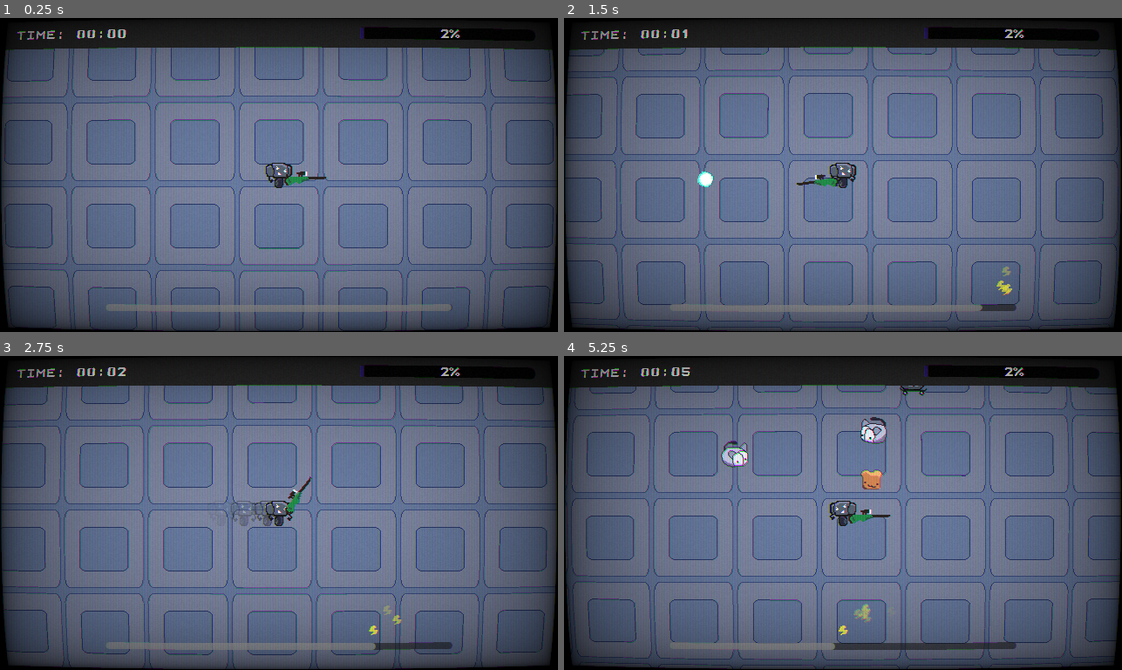
Above: before the commit, frames 1-4 (two rows, left to right).
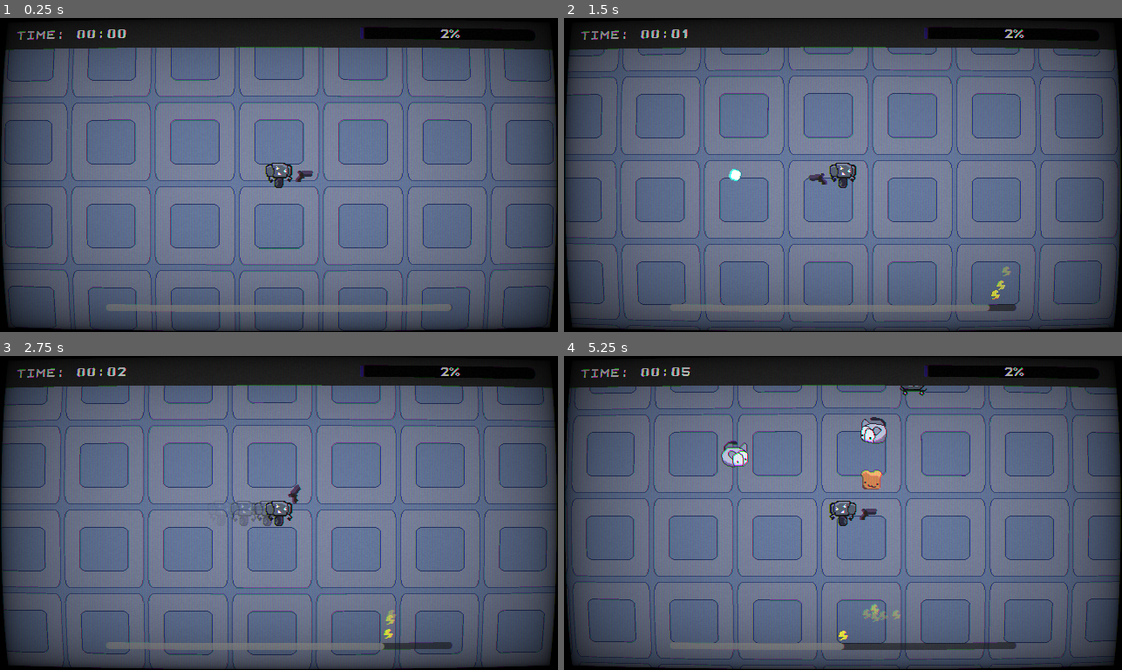
Above: after the commit, the same moments.

Repository: kinghos/GMTK-Game-Jam-2026
Game: Godot game, scene res://scenes/level/level.tscn
Two runs of this game, one before a commit and one after it. Both use one fixed random seed, a clock stepped at 60 frames per second and the inputs below. The engine's default icon, where the game draws it, is replaced by a stand-in: a white triangle on a blue panel in a dark square.
Inputs (mouse positions are in pixels of both pictures, inside the frame that each line leads up to):
- Up to frame 1 (0.25 s): no input
- Up to frame 2 (1.5 s): tap Enter at 0.5 s; move the mouse to (965, 159) at 0.52 s; hold D (Right) 0.53-1.28 s; right-click (965, 159) at 0.6 s; move the mouse to (731, 190) at 1.27 s; hold S (Down) from 1.28 s (still down); click (731, 190) at 1.35 s
- Up to frame 3 (2.75 s): move the mouse to (334, 443) at 2.02 s; release S (Down) at 2.03 s; hold D (Right) from 2.03 s (still down); hold Shift (Sprint) from 2.03 s (still down)
- Up to frame 4 (5.25 s): move the mouse to (815, 575) at 2.77 s; release D (Right) at 2.78 s; release Shift (Sprint) at 2.78 s; hold W (Up) 2.78-3.53 s; right-click (815, 575) at 2.85 s; move the mouse to (1010, 560) at 3.52 s; press the mouse at (1010, 560) at 3.53 s; hold A (Left) 3.53-5.03 s; move the mouse to (675, 465) at 4.27 s; release the mouse at (675, 465) at 4.28 s; tap Shift (Sprint) at 4.35 s; move the mouse to (870, 513) at 5.02 s; hold S (Down) from 5.03 s (still down); right-click (870, 513) at 5.1 s

The runs differ from the first frame. In frame 1, 0.2% of the frame differs, in the area x 50-59%, y 48-54%; in frame 2, 0.5%; in frame 3, 0.4%; in frame 4, 0.5%, in the area x 48-61%, y 48-94%.

Commit message:
fuck you michael

Diff:
--- a/globals/Globals.gd
+++ b/globals/Globals.gd
@@ -10,6 +10,7 @@
 var current_kills_to_target = 0.0
 var current_kill_target = 12.0
 var wave = 1
+var powerups_gained = 0
 var start_time: int
 var bullet_damage: int = 10
 var weapon_damages = {
@@ -50,7 +51,7 @@
 enum POWERUPS {ATTACKSPEED, BULLETDMG, BULLETSPEED, ENERGYPACK, BLAST, MOVESPEED}
 enum WEAPON_UPGRADES {SHOTGUNSPREAD, SHOTGUNBULLETS, RIFLEPIERCE, RIFLESIZE, SMGHOME, SMGKB}
 enum WEAPONS {PISTOL, SHOTGUN, RIFLE, SMG}
-var chosen_weapon = WEAPONS.RIFLE
+var chosen_weapon = WEAPONS.PISTOL
 var powerup_counts = {
 	POWERUPS.ATTACKSPEED: 0,
 	POWERUPS.BULLETDMG: 0,
@@ -75,6 +76,20 @@
 	POWERUPS.ENERGYPACK: preload("uid://bl1ntkwsaqreq"),
 	POWERUPS.BLAST: preload("uid://7kr1m1x5mr8p"),
 	POWERUPS.MOVESPEED: preload("uid://csxwbbisxkkt3")
+}
+
+var weapon_icons = {
+	WEAPONS.PISTOL: preload("uid://ctjxjn85mk3tr"),
+	WEAPONS.SHOTGUN: preload("uid://bu2dxuikimkg"),
+	WEAPONS.RIFLE: preload("uid://ym68aq313xlq"),
+	WEAPONS.SMG: preload("uid://ym68aq313xlq")
+}
+
+var weapon_names = {
+	WEAPONS.PISTOL: "PISTOL",
+	WEAPONS.SHOTGUN: "SHOTGUN",
+	WEAPONS.RIFLE: "RIFLE",
+	WEAPONS.SMG: "SMG"
 }
 
 var powerup_names = {
@@ -123,20 +138,21 @@
 	bullet_speed = 800.0
 	blast_kb = 0.5
 	shotgun_bullets = 4
-	#chosen_weapon = WEAPONS.PISTOL
+	chosen_weapon = WEAPONS.PISTOL
 
 func next_target(num):
 	# uses the quadratic sequence 5x^2 + 4x + 3 to generate the next target
 	return 5 * num * num + 4 * num + 3
 
 func update_targets() -> void:
-	if current_kills_to_target == current_kill_target:
+	if current_kills_to_target >= current_kill_target:
 		wave += 1.0
 		current_kill_target =  next_target(wave)
 		current_kills_to_target = 0.0
 
 func apply_powerup(powerup: int):
 	var increase = powerup_increases[powerup]
+	powerups_gained += 1
 	match powerup:
 		POWERUPS.ATTACKSPEED:
 			pass
--- a/scenes/hud/overlay.gd
+++ b/scenes/hud/overlay.gd
@@ -3,21 +3,30 @@
 @onready var animation_player: AnimationPlayer = $PowerupScreen/AnimationPlayer
 @onready var options_container: HBoxContainer = $PowerupScreen/PowerupsMenu/Options
 @onready var options = options_container.get_children()
-
 @onready var paused_time_ms = 0
+@onready var weapon_select = false
 
 func _on_hud_show_powerups() -> void:
 	paused_time_ms = 0
-	var selection = Globals.POWERUPS.keys()
-	selection.shuffle()
-	selection = selection.slice(0, 3)
-	for i in range(len(selection)):
-		selection[i] = Globals.POWERUPS[selection[i]]
-	for i in range(3):
-		options[i].set_meta("powerup_type", selection[i])
-		options[i].icon = Globals.powerup_icons[selection[i]]
-		options[i].text = Globals.powerup_names[selection[i]]
-	animation_player.play("powerups")
+	var selection
+	if Globals.powerups_gained != 2:
+		selection = Globals.POWERUPS.values()
+		selection.shuffle()
+		selection = selection.slice(0, 3)
+		for i in range(3):
+			options[i].set_meta("powerup_type", selection[i])
+			options[i].icon = Globals.powerup_icons[selection[i]]
+			options[i].text = Globals.powerup_names[selection[i]]
+		animation_player.play("powerups")
+	else:
+		weapon_select = true
+		selection = Globals.WEAPONS.values()
+		selection = selection.slice(1, 4)
+		for i in range(3):
+			options[i].set_meta("powerup_type", selection[i])
+			options[i].icon = Globals.weapon_icons[selection[i]]
+			options[i].text = Globals.weapons_names[selection[i]]
+		animation_player.play("powerups")
 
 
 func _process(delta: float) -> void:
@@ -25,12 +34,17 @@
 
 func _on_powerup_pressed(button_num: int) -> void:
 	Globals.print_powerup_values()
-	var powerup_selected = options[button_num].get_meta("powerup_type")
-	Globals.powerup_counts[powerup_selected] += 1
+
+	if not weapon_select:
+		var powerup_selected = options[button_num].get_meta("powerup_type")
+		Globals.powerup_counts[powerup_selected] += 1
+		Globals.apply_powerup(powerup_selected)
+	else:
+		var weapon_selected = options[button_num].get_meta("powerup_type")
+		Globals.chosen_weapon = weapon_select
 	animation_player.play("fade")
 	await animation_player.animation_finished
 	Globals.update_targets()
-	Globals.apply_powerup(powerup_selected)
 	get_tree().paused = false
 	Globals.start_time += floori(paused_time_ms)
 	Globals.print_powerup_values()
Binary file added: assets/sprites/rifle_select.png
Not shown, added: assets/sprites/rifle_select.png.import
